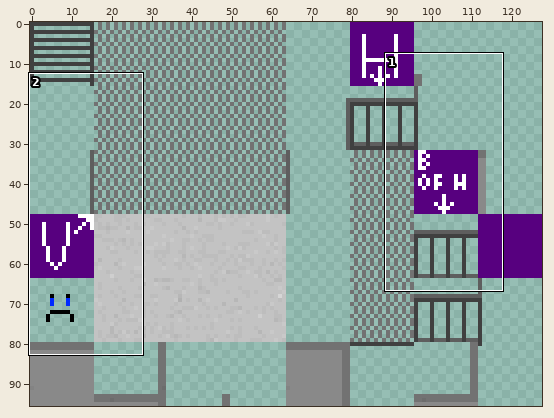
Sprite sheet, stored at main/resources/worlds/Catwalk_tilesheet.png. The first picture is a wide view before the edit; the outline marks the close-up.
Close-up. Before:
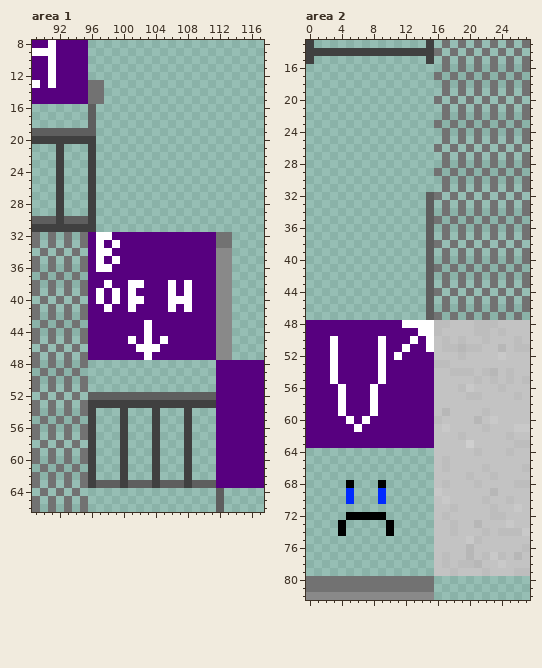
The file is 128x96 pixels. Colours within 5 levels of each other are drawn and written as one. Shown: area 1: x 89..117, y 8..66; area 2: x 0..27, y 13..82.
Once edited:
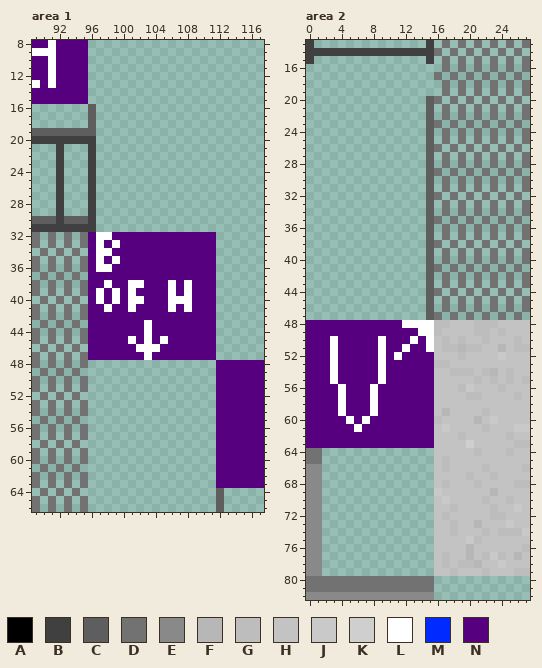
Palette (. is transparent): A #000000  B #404040  C #5e5e5e  D #727272  E #898989  F #b7b7b7  G #bdbdbd  H #c3c3c3  J #c9c9c9  K #cfcfcf  L #ffffff  M #002aff  N #57007f
Message: Maybe fixed the watchamakallit k
Diff:
Area 1:
y 13..15: x 96..97 DD -> ..
y 32..33: x 112..113 DD -> ..
y 34..47: x 112..113 EE -> ..
y 52: x 96..111 CCCCCCCCCCCCCCCC -> ................
y 53: x 96..111 BBBBBBBBBBBBBBBB -> ................
y 54..62: x 96 B -> .; x 100 B -> .; x 104 B -> .; x 108 B -> .
y 63: x 96..111 BCCCBCCCBCCCBCCC -> ................
Area 2:
y 20..31: x 15 . -> C
y 64..65: x 0..1 .. -> DD
y 66..67: x 0..1 .. -> EE
y 68: x 0..1 .. -> EE; x 5 A -> .; x 9 A -> .
y 69..70: x 0..1 .. -> EE; x 5 M -> .; x 9 M -> .
y 71: x 0..1 .. -> EE
y 72: x 0..1 .. -> EE; x 5..9 AAAAA -> .....
y 73..74: x 0..1 .. -> EE; x 4 A -> .; x 10 A -> .
y 75..79: x 0..1 .. -> EE
Boxes around the changes in both close-ups, in picture pixels (x1, y1, x2, y2):
erased: (88, 80, 104, 104)
erased: (88, 232, 232, 488)
added: (426, 96, 434, 192)
changed: (306, 448, 394, 576)
